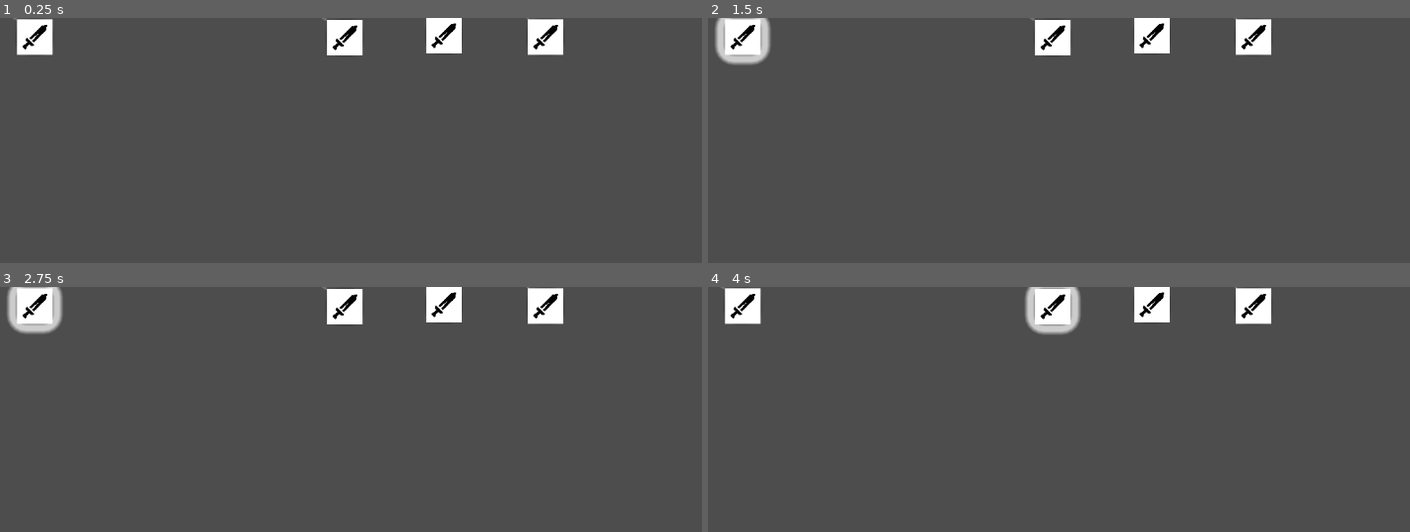
Above: before the commit, frames 1-4 (two rows, left to right).
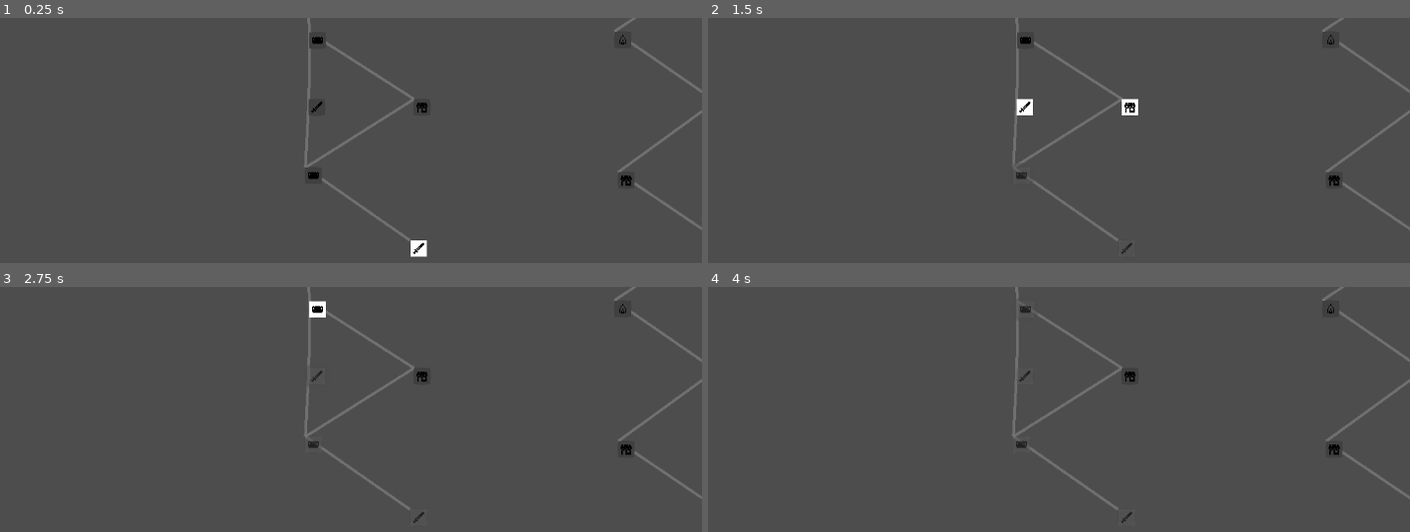
Above: after the commit, the same moments.

Repository: mjura1/gamejam-2025
Game: Godot game, scene res://Scenes/map.tscn
Two runs of this game, one before a commit and one after it. Both use one fixed random seed, a clock stepped at 60 frames per second and the inputs below. This scene is started directly instead of the project's main scene.
Inputs (mouse positions are in pixels of both pictures, inside the frame that each line leads up to; where the layout moved, square brackets give the same spot in the first picture):
- Up to frame 1 (0.25 s): no input
- Up to frame 2 (1.5 s): click (1129, 248) [743, 37] at 0.5 s; click (1023, 174) at 1.27 s
- Up to frame 3 (2.75 s): click (315, 377) at 2.02 s
- Up to frame 4 (4 s): click (1023, 309) at 2.77 s; click (1051, 306) at 3.52 s

The runs differ from the first frame. In frame 1, 4.4% of the frame differs, in the area x 1-100%, y 0-98%; in frame 2, 5.1%, in the area x 0-100%, y 0-97%; in frame 3, 5.0%; in frame 4, 4.9%.

Commit message:
Updated map
Added map movement, connections added

Diff:
--- a/team-berry-game/Scenes/MapController.gd
+++ b/team-berry-game/Scenes/MapController.gd
@@ -1,3 +1,4 @@
+# res://Scripts/Map/MapController.gd
 extends Node2D
 class_name MapController
 
@@ -5,86 +6,192 @@
 const MapGenerator = preload("res://Scripts/Map/MapGenerator.gd")
 const RoomIconScene = preload("res://Scenes/map_node_icon.tscn")
 
-# Shranimo generirane podatke
+@onready var map_camera: Camera2D = $MapCamera # Povezava do vozlišča Camera2D
+
 var map_data: Array = []
+var room_node_map: Dictionary = {}
+var current_room: Room = null
 
-# Slovar za hitro iskanje vizualnega vozlišča na podlagi vira Room
-# KLJUČ: Room Resource | VREDNOST: MapNodeIcon (vozlišče)
-var room_node_map: Dictionary = {}
-
+# Za sledenje, kje je bila miška v prejšnjem okviru
+var pan_start_position: Vector2 = Vector2.ZERO
+var is_panning: bool = false # Ali trenutno premikamo kamero
 
 func _ready():
-	# 1. Zagon generiranja
 	var generator = MapGenerator.new()
 	map_data = generator.generate_map()
 
-	# 2. Vizualizacija ikon
+
+
 	_visualize_rooms()
+	_set_initial_state() # Odkleni začetne sobe!
 
-	# 3. Narišemo povezovalne črte (pride do klica _draw())
 	queue_redraw()
+
+# =========================================================
+# METODE ZA ZAGON, VIZUALIZACIJO IN STANJE
+# =========================================================
+
+func _set_initial_state():
+	# Odklenemo vse sobe na 0. nadstropju (startne točke)
+	for room in map_data[MapGenerator.START_FLOOR]:
+		if room != null:
+			_set_room_unlocked(room, true)
+
+# MapController.gd
+
+func _input(event):
+	# ================= 1. Premikanje (Pan) =================
+
+	# Preverimo, ali je pritisnjen desni gumb miške (ali levi, če želite)
+	if event is InputEventMouseButton:
+		if event.button_index == MOUSE_BUTTON_LEFT:
+			if event.pressed:
+				# Začnemo premikati (pan) in shranimo začetno pozicijo miške
+				is_panning = true
+				pan_start_position = event.position
+			else:
+				# Končamo premikanje
+				is_panning = false
+
+	# Če se premikamo in se miška premika
+	if is_panning and event is InputEventMouseMotion:
+		# Izračunamo razliko v premiku miške med okvirji
+		var delta = event.relative
+
+		# Premaknemo kamero. Kamero premikamo v nasprotno smer od premika miške.
+		# Opomba: map_camera.global_position lahko uporabite tudi kot map_camera.position,
+		# ker se nahaja pod Node2D.
+		map_camera.position -= delta / map_camera.zoom.x
+
+	# ================= 2. Povečava (Zoom) =================
+
+	if event is InputEventMouseButton:
+		if event.button_index == MOUSE_BUTTON_WHEEL_UP:
+			# Povečava (zoom in): Zmanjšamo vrednost zoom.x in zoom.y
+			map_camera.zoom /= 1.1
+			# Omejimo največjo povečavo, da ne gre preblizu
+			map_camera.zoom = map_camera.zoom.max(Vector2(0.5, 0.5))
+
+		elif event.button_index == MOUSE_BUTTON_WHEEL_DOWN:
+			# Pomanjšanje (zoom out): Povečamo vrednost zoom.x in zoom.y
+			map_camera.zoom *= 1.1
+			# Omejimo najmanjšo povečavo, da ne gre predaleč
+			map_camera.zoom = map_camera.zoom.min(Vector2(2.0, 2.0))
+
+func _visualize_rooms():
+	for i in range(map_data.size()):
+		for j in range(map_data[i].size()):
+			var room_resource = map_data[i][j]
+
+			if room_resource == null:
+				continue
+
+			var room_node = RoomIconScene.instantiate()
+			add_child(room_node)
+
+			# Inicializacija vozlišča
+			room_node.initialize(room_resource)
+
+			# Povezava signala klika na to skripto
+			room_node.room_clicked.connect(_on_room_selected)
+
+			room_node.position = room_resource.position
+			room_node_map[room_resource] = room_node
+
+
+func _set_room_unlocked(room: Room, unlocked: bool):
+	if room != null and not room.selected:
+		room.is_unlocked = unlocked
+
+		# Posodobimo vizualni gumb
+		if room_node_map.has(room):
+			var room_node = room_node_map[room]
+			room_node.update_look(unlocked, room.selected)
+
+
+func _refresh_all_icons():
+	for room in room_node_map.keys():
+		var room_node = room_node_map[room]
+		room_node.update_look(room.is_unlocked, room.selected)
+
+
+# MapController.gd
+
+func _update_reachable_rooms(new_room: Room):
+
+	# 1. Nastavite novo sobo kot izbrano
+	new_room.selected = true
+	current_room = new_room
+
+	# 2. Definirajte dosegljive sobe (naslednje nadstropje)
+	var reachable_rooms: Array[Room] = new_room.next_rooms.duplicate()
+
+	# 3. Glavna Zanka: Pregled vseh sob v mapi in ponovno določanje stanja
+	for i in range(map_data.size()):
+		for j in range(map_data[i].size()):
+			var room = map_data[i][j]
+
+			if room == null:
+				continue
+
+			if room.selected:
+				# Pustimo sobo v stanju "selected" (siva)
+				room.is_unlocked = false
+			elif reachable_rooms.has(room):
+				# Odklenemo samo sobe v naslednjem koraku
+				_set_room_unlocked(room, true)
+			else:
+				# VSE ostale sobe (na prejšnjih/istih/daljnih nadstropjih)
+				_set_room_unlocked(room, false)
+
+	# 4. Posodobimo vizualizacijo vseh ikon
+	_refresh_all_icons()
 
 
 # =========================================================
-# METODA ZA VIZUALIZACIJO
+# METODA ZA RISANJE POVEZAV IN OBRNAVNO KLIKA
 # =========================================================
 
-func _visualize_rooms():
-	# Instanciranje vseh ikon, ki so del poti
-	for i in range(map_data.size()): # Iteracija po vrsticah (nadstropjih)
-		for j in range(map_data[i].size()): # Iteracija po stolpcih
-			var room_resource = map_data[i][j]
-
-			# Preskočimo vozlišča, ki niso del poti (so NULL po cleanup-u)
-			if room_resource == null:
-				continue
-
-			# Instanciranje vizualnega gumba
-			var room_node = RoomIconScene.instantiate()
-			add_child(room_node)
-
-			# Inicializacija vozlišča s podatki iz vira Room
-			room_node.initialize(room_resource)
-
-			# Nastavitev 2D položaja glede na izračun iz MapGeneratorja
-			room_node.position = room_resource.position
-
-			# Shranimo sklic za risanje črt in interaktivnost
-			room_node_map[room_resource] = room_node
-
-			# Ker je to startna soba, jo takoj odklenemo (če še nismo)
-			if i == MapGenerator.START_FLOOR:
-				# To je prva soba, ki jo igralec lahko klikne
-				# room_node.set_unlocked(true) # Če imate to logiko v RoomIcon.gd
-				pass
-
-# =========================================================
-# METODA ZA RISANJE POVEZAV
-# =========================================================
-
-## To funkcijo kliče Godot avtomatsko, ko pokličemo queue_redraw()
 func _draw():
 	if map_data.is_empty():
 		return
 
-	# Nastavitve za črto
 	var color_line = Color(0.5, 0.5, 0.5, 0.7)
 	var line_width = 4.0
 
-	# Iteriramo skozi vse sobe, ki so bile ustvarjene (so v room_node_map)
 	for current_room_resource in room_node_map.keys():
-
-		# Lokacija začetne točke (ikona sobe A)
 		var start_node = room_node_map[current_room_resource]
 		var start_pos = start_node.position
 
-		# Iteriramo skozi vse povezave (next_rooms)
 		for next_room_resource in current_room_resource.next_rooms:
-
-			# Lokacija končne točke (ikona sobe B)
 			if room_node_map.has(next_room_resource):
 				var end_node = room_node_map[next_room_resource]
 				var end_pos = end_node.position
 
 				# Risanje črte med centroma dveh gumbov
 				draw_line(start_pos, end_pos, color_line, line_width)
+
+
+func _on_room_selected(room_data: Room):
+	print("Igralec izbral sobo: %s pri %s" % [Room.RoomType.keys()[room_data.type], room_data.grid_position])
+
+	_handle_event(room_data)
+	_update_reachable_rooms(room_data)
+
+	queue_redraw() # Posodobitev, če bi črte menjale barvo/stil
+
+# CHANGE SCENES, DODAJ
+func _handle_event(room_data: Room):
+	match room_data.type:
+		Room.RoomType.MONSTER:
+			print("Zagon BITKE...")
+			# get_tree().chadkenge_scene_to_file("res://Scenes/Battle.tscn")
+		Room.RoomType.SHOP:
+			print("Zagon TRGOVINE...")
+		Room.RoomType.BOSS:
+			print("Zagon ŠEFA!")
+		Room.RoomType.CAMPFIRE:
+			print("OPEN SHOP")
+
+		_:
+			print("Zagon neznanega dogodka.")
--- a/team-berry-game/Scenes/map.tscn
+++ b/team-berry-game/Scenes/map.tscn
@@ -4,3 +4,5 @@
 
 [node name="Map" type="Node2D"]
 script = ExtResource("1_ci6au")
+
+[node name="MapCamera" type="Camera2D" parent="."]
--- a/team-berry-game/Scenes/map_node_icon.gd
+++ b/team-berry-game/Scenes/map_node_icon.gd
@@ -1,73 +1,76 @@
+# res://Scripts/Map/MapNodeIcon.gd
 extends Button
-class_name MapNodeIcon # Omogoča tipizacijo
+class_name MapNodeIcon
 
 # =========================================================
-# 1. EXPORT IN KONSTANTE
+# 1. EXPORT, SIGNALI IN ONREADY
 # =========================================================
 
-# Referenca na vir podatkov Room (nastavi jo MapController ob instanciranju)
-@export var room_resource: Room # Tipiziramo kot Room (vaš map_point.gd)
+@export var room_resource: Room
 
-# Povezava do vozlišča, ki prikazuje ikono
-@onready var icon_display: TextureRect = $IconDisplay
+@onready var icon_display: TextureRect = $IconDisplay # PREVERI, DA JE IME VOZLIŠČA PRAVILNO!
 
-# Slovar z vnaprej naloženimi ikonami (Grafiko morate uvoziti v Godot!)
+# Signal, ki ga posluša MapController, ko je soba kliknjena
+signal room_clicked(room_data)
+
+# Naložite teksture (GRAFIKO)
 const ICON_LOOKUP: Dictionary = {
 	Room.RoomType.MONSTER: preload("res://Assets/Icons/sword.jpg"),
 	Room.RoomType.TREASURE: preload("res://Assets/Icons/chest.png"),
-	Room.RoomType.CAMPFIRE: preload("res://Scenes/campfire.tscn"),
+	Room.RoomType.CAMPFIRE: preload("res://Assets/Icons/tent.jpg"),
 	Room.RoomType.SHOP: preload("res://Assets/Icons/shop.jpg"),
 	Room.RoomType.BOSS: preload("res://Assets/Icons/skull.png"),
 }
 
 
 # =========================================================
-# 2. JAVNE METODE: Inicializacija podatkov
+# 2. INICIALIZACIJA IN VIZUALNO POSODABLJANJE
 # =========================================================
 
-## Kliče jo MapController takoj po ustvarjanju.
 func initialize(room_data: Room):
 	self.room_resource = room_data
 
-	# Dinamično nastavi vizualizacijo
 	_update_icon()
 	_update_scale()
 
-	# Poveži signal gumba za interaktivnost
+	# Priključitev signala na samo sebe
 	pressed.connect(_on_room_pressed)
 
-
-# =========================================================
-# 3. POMOŽNE METODE: Posodabljanje vizualizacije
-# =========================================================
+	# Prva posodobitev videza glede na začetno stanje (ki ga nastavi MapController)
+	update_look(room_resource.is_unlocked, room_resource.selected)
 
 func _update_icon():
 	if ICON_LOOKUP.has(room_resource.type):
 		icon_display.texture = ICON_LOOKUP[room_resource.type]
 
 func _update_scale():
-	# Boss je večji in se lahko premika!
 	if room_resource.type == Room.RoomType.BOSS:
-		scale = Vector2(1.5, 1.5)
+		scale = Vector2(3.5, 3.5)
+	else:
+		# Nastavi standarno velikost ikon
+		scale = Vector2(3.0, 3.0)
 
-	# Dodajte logiko za status sobe (ali je odklenjena/obiskana)
-	if room_resource.selected:
-		modulate = Color.GRAY
+## Kliče jo MapController, da vizualno posodobi ikono (barva, aktivnost)
+func update_look(unlocked: bool, selected: bool):
+	if selected:
+		modulate = Color.GRAY * 0.5 # Obiskana
+		self.disabled = true
+	elif unlocked:
+		modulate = Color.WHITE # Odklenjena (aktivna)
+		self.disabled = false
 	else:
-		modulate = Color.WHITE
+		modulate =Color(0.25, 0.25, 0.25, 1.0) # Zaklenjena (skrita/neaktivna)
+		self.disabled = true
 
 # =========================================================
-# 4. SIGNAL KORISTNIKA
+# 3. OBRNAVNA KLIKA
 # =========================================================
 
 func _on_room_pressed():
-	# Tu pošljemo signal, da je igralec kliknil sobo.
-	# To naj obravnava glavno vozlišče (npr. MapController ali RunManager).
-
-	# Preden dovolimo klik, preverimo, ali je soba odklenjena
-	if not room_resource.selected:
-		# Namesto print, sprožite signal, ki bo preklopil sceno (Battle/Shop/Campfire)
-		print("Kliknjena soba: %s pri %s. Trenutno še ne omogoča preklopa scene." %
-			[Room.RoomType.keys()[room_resource.type], room_resource.grid_position])
+	# Preverimo, ali je soba odklenjena IN še ne obiskana
+	if room_resource.is_unlocked and not room_resource.selected:
+		# Oddaj signal, da je soba izbrana
+		room_clicked.emit(room_resource)
 	else:
-		print("Soba je že obiskana.")
+		# Ne naredi nič
+		pass
--- /dev/null
+++ b/team-berry-game/Scripts/Map/GameFlow.gd
@@ -0,0 +1,11 @@
+extends Node
+
+
+# Called when the node enters the scene tree for the first time.
+func _ready() -> void:
+	pass # Replace with function body.
+
+
+# Called every frame. 'delta' is the elapsed time since the previous frame.
+func _process(delta: float) -> void:
+	pass
--- a/team-berry-game/Scripts/Map/MapGenerator.gd
+++ b/team-berry-game/Scripts/Map/MapGenerator.gd
@@ -14,7 +14,7 @@
 const MAX_PATHS: int = 6
 const START_FLOOR: int = 0
 
-# Vizualna postavitev
+# Vizualna postavitev, povecaj za vec nodes
 const X_DISTANCE: int = 150
 const Y_DISTANCE: int = 100
 const PLACEMENT_RANDOMNESS: float = 5.0
--- a/team-berry-game/Scripts/Map/map_point.gd
+++ b/team-berry-game/Scripts/Map/map_point.gd
@@ -1,38 +1,23 @@
+# res://Scripts/Map/map_point.gd
 extends Resource
-class_name Room # Nastavi class_name za lažjo tipizacijo (npr. 'var my_room: Room')
+class_name Room
 
-# =========================================================
-# ENUM: Tipi sob (Dogodkov)
-# Definira, katera scena se bo naložila ob obisku sobe
-# =========================================================
+# Lastnosti, ki jih nastavi MapGenerator
+@export var grid_position: Vector2i # Položaj v mreži (vrstica/nadstropje, stolpec)
+@export var position: Vector2 # 2D pozicija v svetu
+@export var type: int # Tip sobe (MONSTER, SHOP, BOSS, itd.)
+@export var next_rooms: Array[Room] = [] # Povezave do sob v naslednjem nadstropju
 
+# Stanje sobe (KLJUČNO ZA INTERAKTIVNOST)
+@export var selected: bool = false
+@export var is_unlocked: bool = false
+
+# Definirajte enumerator RoomType, če ga še nimate (Godot 4.x)
 enum RoomType {
-	NOT_ASSIGNED, # Začetna vrednost/neuporabljeno
-	MONSTER,      # Običajna bitka
-	TREASURE,     # Soba z zakladom/nagrado
-	CAMPFIRE,     # Počitek/nadgradnja
-	SHOP,         # Trgovina
-	BOSS          # Šef bitka
+	MONSTER,    # 0
+	CAMPFIRE,   # 1
+	SHOP,       # 2
+	TREASURE,   # 3
+	BOSS,       # 4
+	UNKNOWN     # 5
 }
-
-# =========================================================
-# EXPORT VARIAVE: Podatkovni model sobe
-# Vidno in urejano v Godot Inspectorju
-# =========================================================
-
-## Tip sobe, določa vsebino dogodka
-@export var type: RoomType = RoomType.NOT_ASSIGNED
-
-## Položaj sobe v logični mreži (npr. (vrstica 5, stolpec 3))
-@export var grid_position: Vector2i = Vector2i.ZERO
-
-## Dejanske 2D koordinate v igralnem svetu (kam postavimo ikono)
-@export var position: Vector2 = Vector2.ZERO
-
-## Polje virov Room, ki določa, katere sobe so dosegljive s te točke
-@export var next_rooms: Array[Resource] = []
-
-## Zastava, ki določa interaktivnost:
-## - TRUE: Soba je že obiskana
-## - FALSE: Soba je odklenjena in na voljo
-@export var selected: bool = false
Not shown, added: team-berry-game/Scripts/Map/GameFlow.gd.uid
